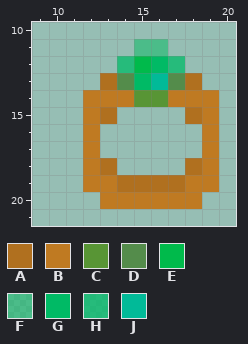
Pixel-art sprite: Resources/Textures/_Umbra/Clothing/Hands/Rings/estherRing.rsi/ring.png. The first picture shows the starting point.
The file is 32x32 pixels. Colours within 5 levels of each other are drawn and written as one. Shown: x 9..20, y 10..21.
Palette (. is transparent): A #b0701f  B #bf7a22  C #589535  D #548c4b  E #00ba4b  F #00ba5d7f  G #00ba65  H #01ba68bf  J #01ba98
Pixels before, first column x 12:
11 ...FF...
12 ..HEGH..
13 .ADGJDA.
14 BBBCCBBB
15 BA....AB
16 B......B
17 B......B
18 BA....AB
19 BBAAAABB
20 .BBBBBB.
New version:
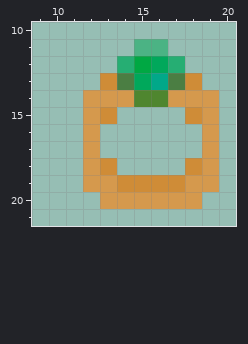
Changes in this commit:
colour A: #b0701f -> #cf8c37
colour B: #bf7a22 -> #d5994d
colour C: #589535 -> #4f862f
colour D: #548c4b -> #4b7e43
colour E: #00ba4b -> #00a843
colour F: #00ba5d7f -> #00a8537f
colour G: #00ba65 -> #00a85b
colour H: #01ba68bf -> #01a85dbf
colour J: #01ba98 -> #01a889
